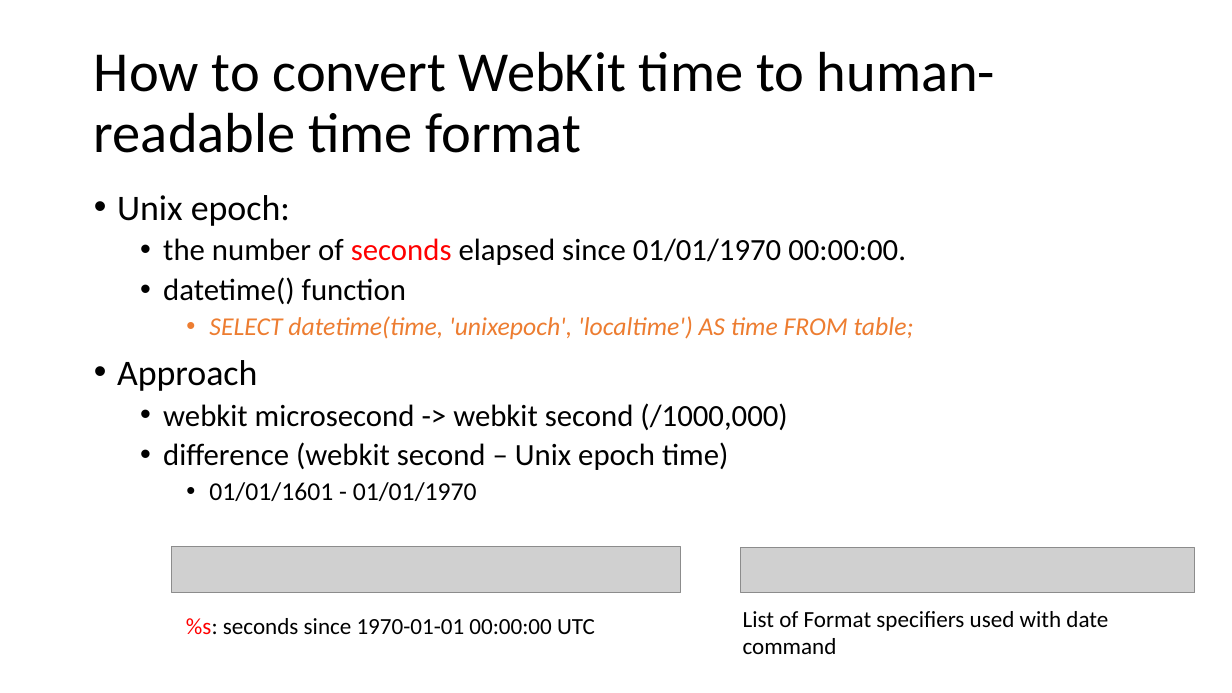
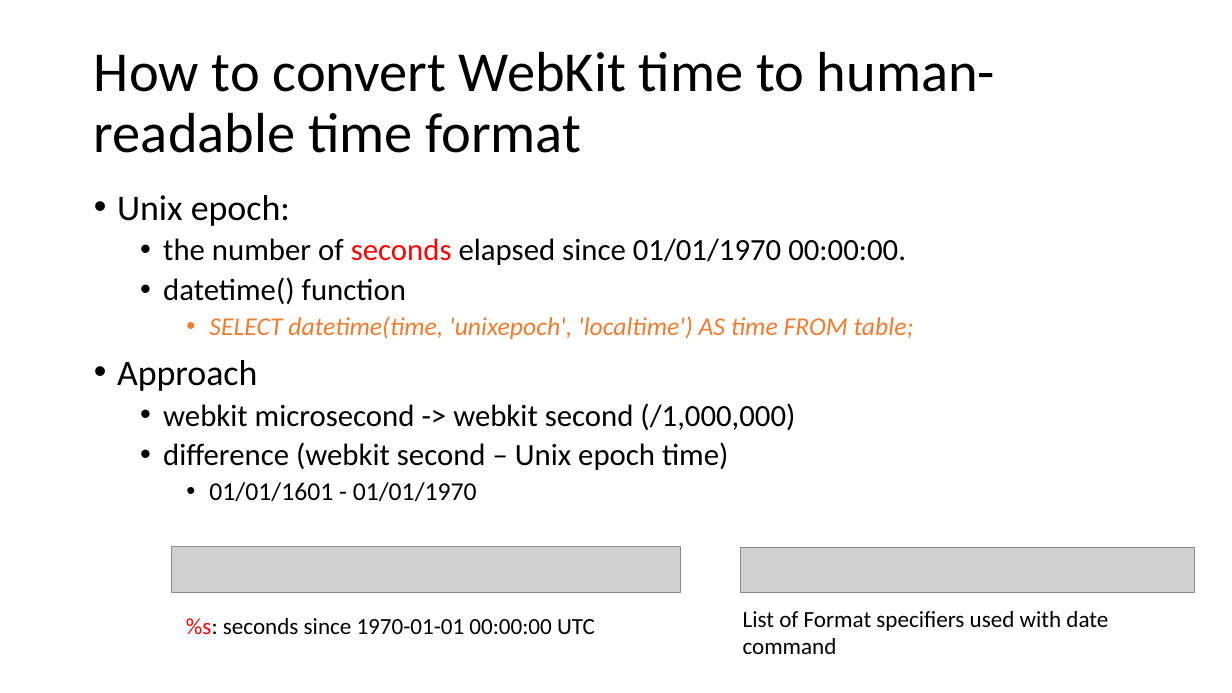
Before and after one commit to frankwxu/digital-forensics-lab, a slide deck: slide 34 of NIST_Data_Leakage_Case/NIST_Data_Leakage_03_WebHistory_SQL.pptx. Drawn at 1232x693 pixels with LibreOffice and Linux fonts; fonts in the diff are those of the drawing; grey boxes stand for pictures; background and template pictures are left out. Boxes give left, top, right and bottom in pixels: in the first picture for what was removed or moved away, otherwise in the second. Text is boxed around its words. In the diff, an @@ line names an element or a change of style, - is before the commit and + after.

```diff
--- a/NIST_Data_Leakage_Case/NIST_Data_Leakage_03_WebHistory_SQL.pptx
+++ b/NIST_Data_Leakage_Case/NIST_Data_Leakage_03_WebHistory_SQL.pptx
@@ text at (163,403,795,430): text changed @@
-  • webkit microsecond -> webkit second (/1000,000)
+  • webkit microsecond -> webkit second (/1,000,000)
```
Also in this commit, not shown: 3 other slides changed, 1 slide added, 1 slide removed, 3 other files.
